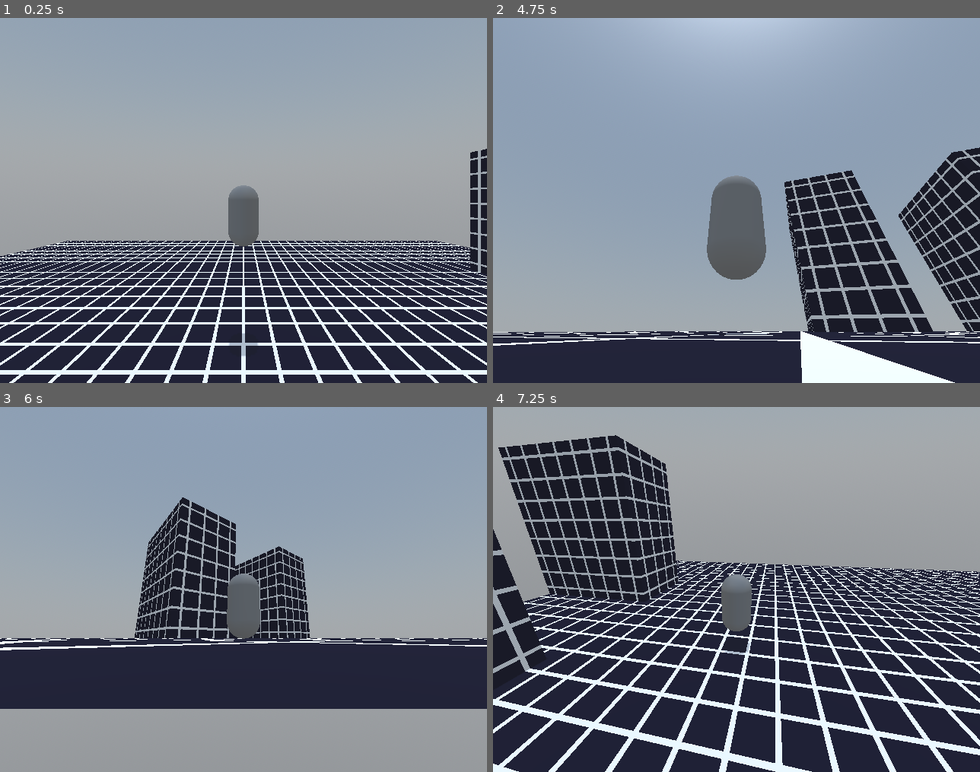
Above: before the commit, frames 1-4 (two rows, left to right).
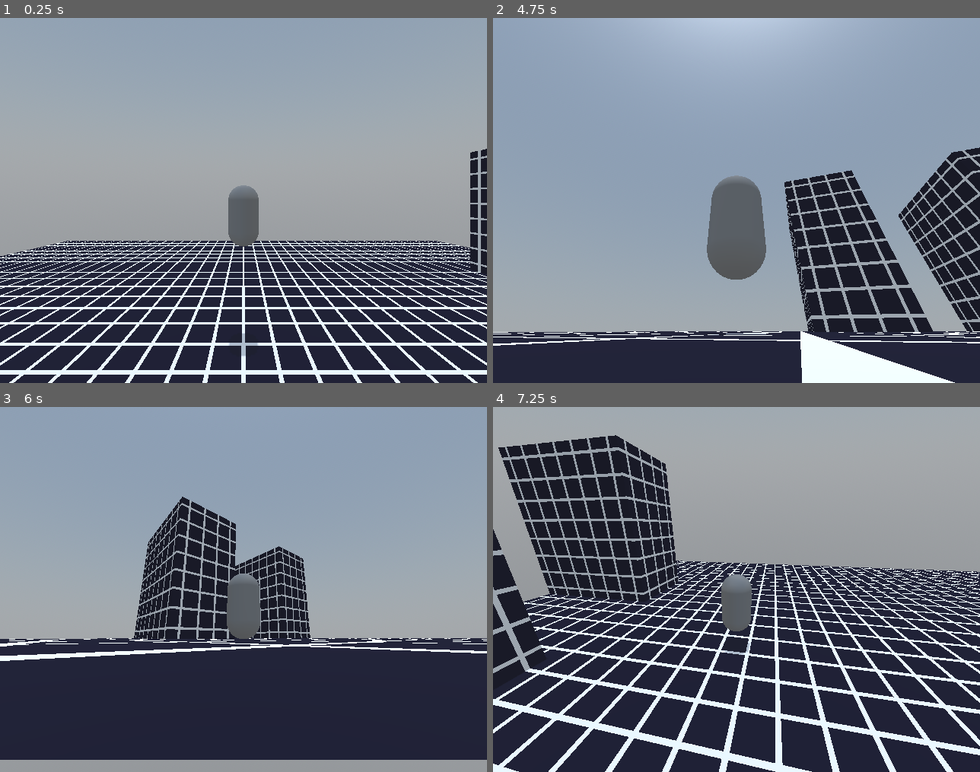
Above: after the commit, the same moments.

Repository: TechySec/The-Long-3D
Game: Godot game, scene res://rooms/test.tscn
The game is run twice, just before and just after one commit, with the same random seed, the same clock (stepped at 60 frames per second) and the same inputs.
Inputs (mouse positions are in pixels of both pictures, inside the frame that each line leads up to):
- Up to frame 1 (0.25 s): no input
- Up to frame 2 (4.75 s): tap Enter at 0.5 s; move the mouse to (760, 200) at 0.52 s; hold W (move_up) 0.53-1.28 s; tap Tab every 0.75 s from 0.6 to 4.35 s; tap Space (jump) at 0.77, 1.52, 3.02, 3.77, 4.52 s; move the mouse to (639, 218) at 1.27 s; hold S (move_down) 1.28-2.03 s; move the mouse to (746, 193) at 2.02 s; hold W (move_up) 2.03-4.28 s; move the mouse to (712, 273) at 2.77 s; move the mouse to (775, 204) at 3.52 s; move the mouse to (590, 145) at 4.27 s; hold A (move_left) from 4.28 s (still down)
- Up to frame 3 (6 s): move the mouse to (248, 589) at 5.02 s; release A (move_left) at 5.03 s; hold W (move_up) 5.03-5.78 s; tap Tab at 5.1, 5.85 s; move the mouse to (170, 498) at 5.77 s; hold D (move_right) from 5.78 s (still down)
- Up to frame 4 (7.25 s): tap Space (jump) at 6.02, 6.77 s; move the mouse to (760, 589) at 6.52 s; release D (move_right) at 6.53 s; hold W (move_up) from 6.53 s (still down); tap Tab at 6.6 s

The runs differ from the first frame. In frame 2, less than 0.1% of the frame differs, in the area x 4-100%, y 55-92%; in frame 3, 16%, in the area x 0-100%, y 24-97%; in frame 4, less than 0.1%.

Commit message:
tweaked the camera a bit

Diff:
--- a/nodes/player.tscn
+++ b/nodes/player.tscn
@@ -11,9 +11,10 @@
 [sub_resource type="SphereShape3D" id="SphereShape3D_hqtel"]
 radius = 0.03
 
-[node name="CharacterBody3D" type="CharacterBody3D" node_paths=PackedStringArray("camera")]
+[node name="CharacterBody3D" type="CharacterBody3D" node_paths=PackedStringArray("camera", "cameraHandler")]
 script = ExtResource("1_onrkg")
 camera = NodePath("SpringArmPivot/SpringArm3D/Camera3D")
+cameraHandler = NodePath("SpringArmPivot")
 
 [node name="CollisionShape3D" type="CollisionShape3D" parent="."]
 top_level = true
--- a/rooms/test.tscn
+++ b/rooms/test.tscn
@@ -102,6 +102,6 @@
 transform = Transform3D(1, 0, 0, 0, 1, 0, 0, 0, 1, 21, 2, -5)
 
 [node name="SPAWN_POSITION" type="Marker3D" parent="Node3D"]
-transform = Transform3D(-4.371139e-08, 0, 1, 0, 1, 0, -1, 0, -4.371139e-08, -6, 0, 0)
+transform = Transform3D(-4.371139e-08, 0, -1, 0, 1, 0, 1, 0, -4.371139e-08, -6, 0, 0)
 
 [connection signal="body_entered" from="Area3D" to="Area3D" method="_on_body_entered"]
--- a/rooms/test2.tscn
+++ b/rooms/test2.tscn
@@ -101,6 +101,6 @@
 [node name="Node3D" type="Node3D" parent="."]
 
 [node name="SPAWN_POSITION" type="Marker3D" parent="Node3D"]
-transform = Transform3D(-4.371139e-08, 0, 1, 0, 1, 0, -1, 0, -4.371139e-08, 15, 1, -5)
+transform = Transform3D(-4.371139e-08, 0, -1, 0, 1, 0, 1, 0, -4.371139e-08, 14, 1, -5)
 
 [connection signal="body_entered" from="Area3D" to="Area3D" method="_on_body_entered"]
--- a/scripts/global.gd
+++ b/scripts/global.gd
@@ -8,6 +8,7 @@
 var time_remover_multiplier := 1.0
 
 var next_room_position : int = -1
+var camera_rotation_pre_room_enter:Vector3
 
 func _process(delta: float) -> void:
 	tick -= delta
--- a/scripts/player_scripts/camera.gd
+++ b/scripts/player_scripts/camera.gd
@@ -1,4 +1,4 @@
-extends Node3D
+class_name CameraHandler extends Node3D
 
 enum CAMERA_MODE {
 	MODE_2D,
--- a/scripts/player_scripts/player.gd
+++ b/scripts/player_scripts/player.gd
@@ -12,6 +12,9 @@
 var is_fuckign_dead_oh_my_fucking_god_he_died_jesus_christ_he_died_waaa_waaa_waaa := false
 
 @export var camera:Camera3D
+
+@export var cameraHandler:CameraHandler
+
 #@export var model:Node3D
 
 func _physics_process(delta: float) -> void:
--- a/scripts/room_scripts/change_rooms.gd
+++ b/scripts/room_scripts/change_rooms.gd
@@ -7,4 +7,5 @@
 func _on_body_entered(body: Node3D) -> void:
 	if body is Player:
 		Global.next_room_position = destination_position
+		Global.camera_rotation_pre_room_enter = body.cameraHandler.rotation
 		get_tree().change_scene_to_file(destination)
--- a/scripts/room_scripts/room.gd
+++ b/scripts/room_scripts/room.gd
@@ -2,6 +2,8 @@
 
 @export var room_default_point : Marker3D
 @export var room_spawn_positions : Dictionary[int, Marker3D] ## Make sure to rotate the Marker3D to be the rotation you want sade to be in.
+
+@export var camera_mode:CameraHandler.CAMERA_MODE = CameraHandler.CAMERA_MODE.MODE_3D
 
 # Called when the node enters the scene tree for the first time.
 func _ready() -> void:
@@ -12,13 +14,13 @@
 			player = child
 			break
 
+	player.cameraHandler.camera_mode = camera_mode
+
 	if Global.next_room_position in room_spawn_positions:
 		player.global_position = room_spawn_positions[Global.next_room_position].global_position
-		player.global_rotation = room_spawn_positions[Global.next_room_position].global_rotation
+		if camera_mode == CameraHandler.CAMERA_MODE.MODE_3D:
+			player.cameraHandler.global_rotation = Global.camera_rotation_pre_room_enter + room_spawn_positions[Global.next_room_position].global_rotation
 	else:
 		player.global_position = room_default_point.global_position
-		player.global_rotation = room_default_point.global_rotation
-
-# Called every frame. 'delta' is the elapsed time since the previous frame.
-func _process(delta: float) -> void:
-	pass
+		if camera_mode == CameraHandler.CAMERA_MODE.MODE_3D:
+			player.cameraHandler.global_rotation = room_default_point.global_rotation
